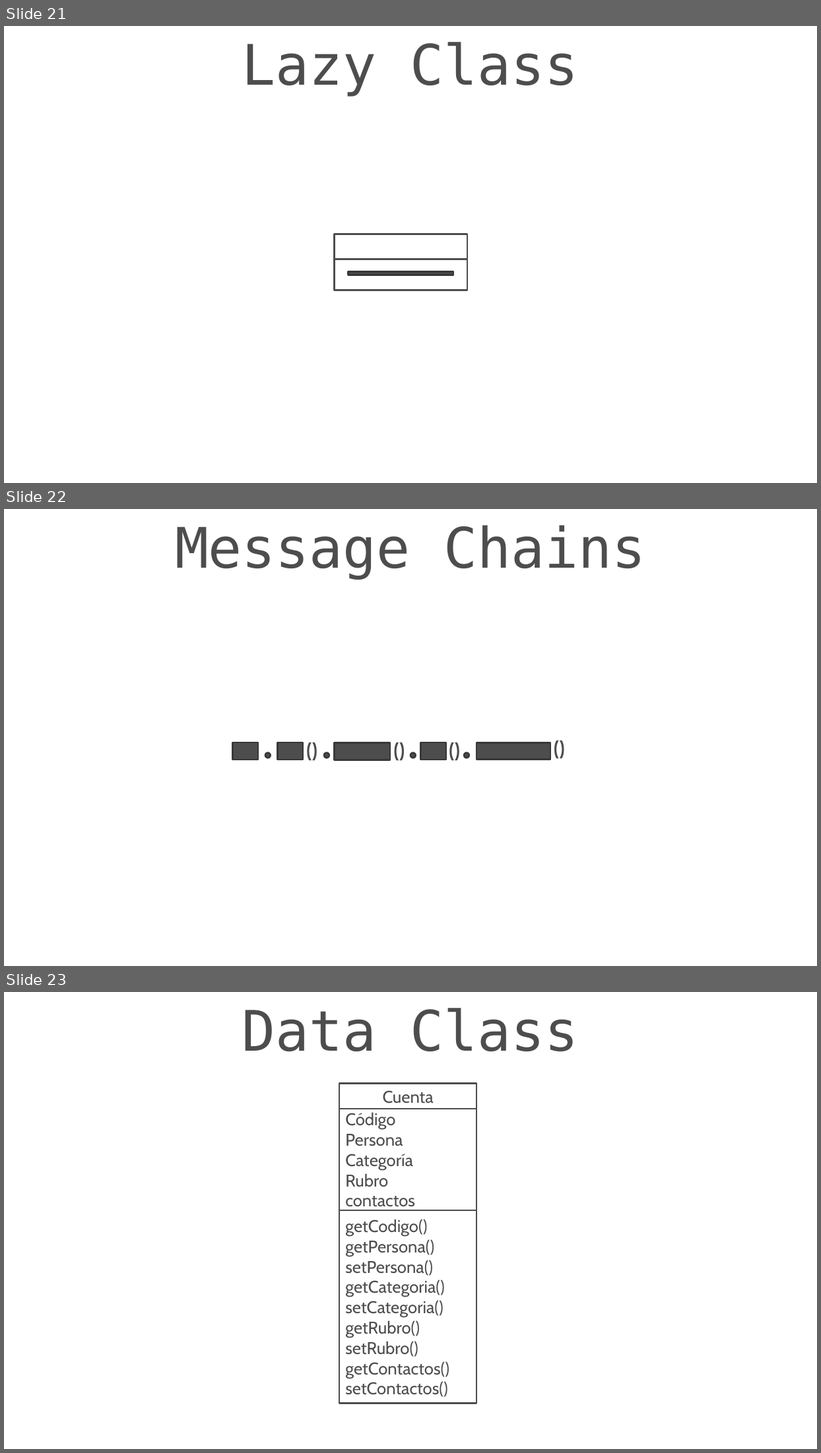
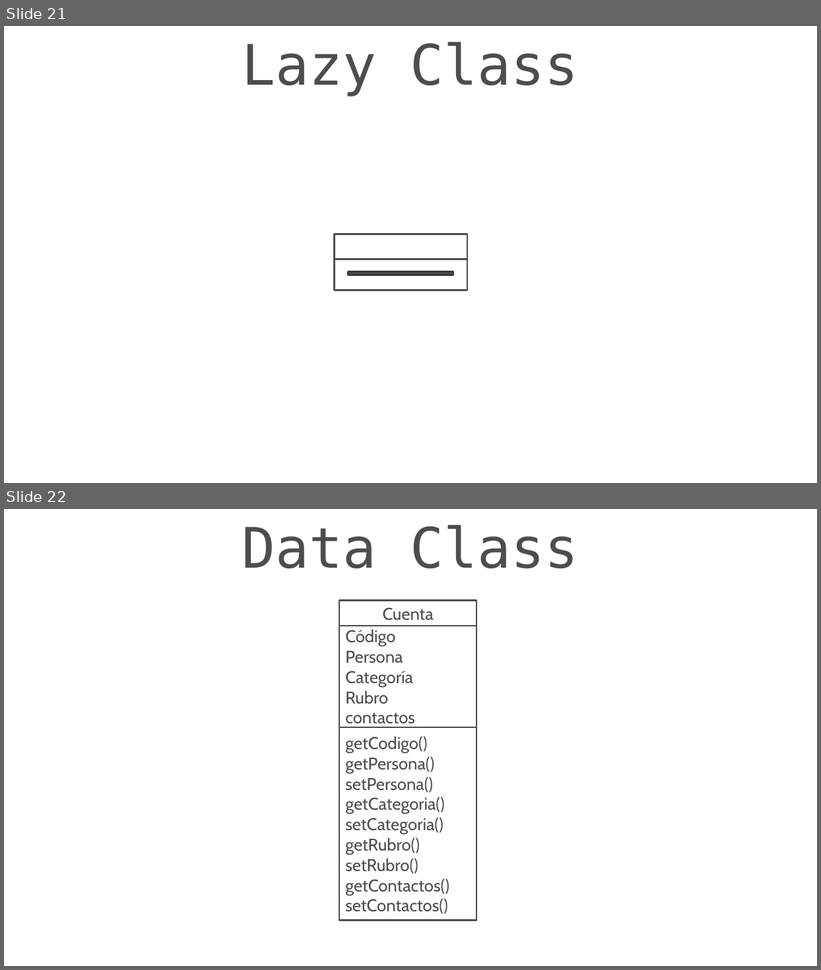
Before and after one commit to hexacta/HexactaLabs-NET, a slide deck: Presentaciones/2 - CleanCode.pptx. Shown one above the other, each under a label of ours: slides 21, 22 and 23 before the commit, slides 21 and 22 after it. The pictures are 821x1453 and 821x970 pixels, drawn with LibreOffice and Linux fonts; fonts in the diff are those of the drawing; background and template pictures are left out. Boxes give left, top, right and bottom in pixels: in the first picture for what was removed or moved away, otherwise in the second. Text is boxed around its words. In the diff, an @@ line names an element or a change of style, - is before the commit and + after.

```diff
--- a/Presentaciones/2 - CleanCode.pptx
+++ b/Presentaciones/2 - CleanCode.pptx
@@ slide 22 removed at <box>4,509,817,966</box>, background picture (left out) @@
@@ text removed at <box>175,525,646,579</box> @@
-Message Chains
@@ rectangle removed at <box>233,743,258,760</box> @@
@@ rectangle removed at <box>278,743,304,760</box> @@
@@ text removed at <box>300,735,327,765</box> @@
-()
@@ rectangle removed at <box>335,743,391,760</box> @@
@@ text removed at <box>387,735,414,765</box> @@
-()
@@ rectangle removed at <box>420,743,446,760</box> @@
@@ text removed at <box>443,735,482,765</box> @@
-()
@@ rectangle removed at <box>477,743,550,759</box> @@
@@ text removed at <box>548,733,589,763</box> @@
-()
@@ ellipse removed at <box>265,753,271,758</box> @@
@@ ellipse removed at <box>324,753,329,758</box> @@
@@ ellipse removed at <box>411,753,416,758</box> @@
@@ ellipse removed at <box>464,753,469,758</box> @@
@@ what was slide 23 is now slide 22 @@
```
Also in this commit, not shown: 6 slides changed, 15 slides added, 16 other slides removed, 1 other file.
